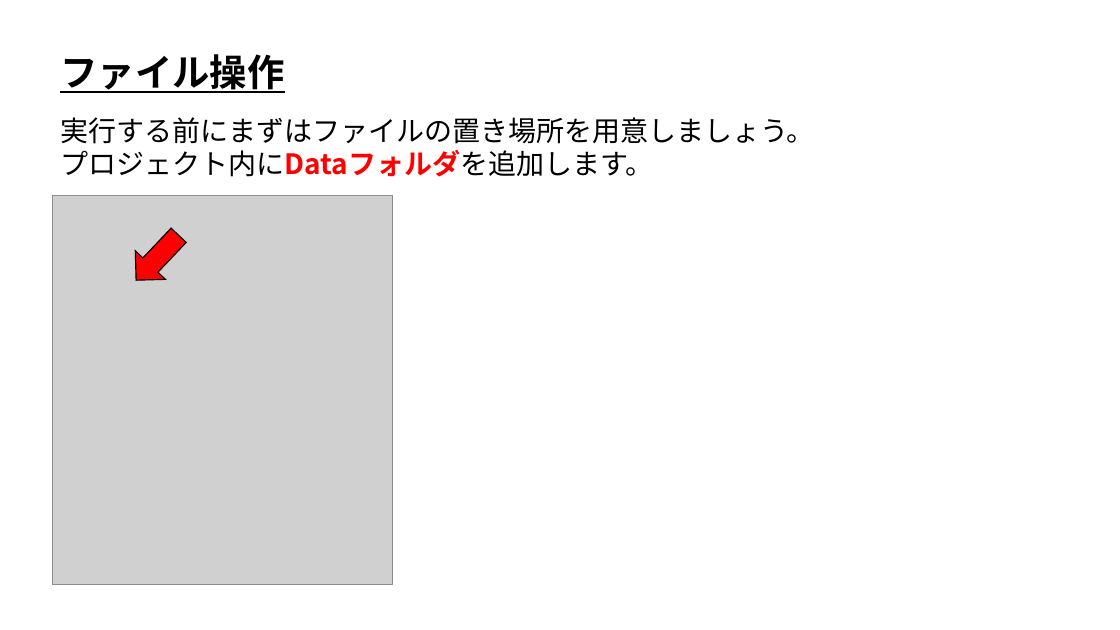
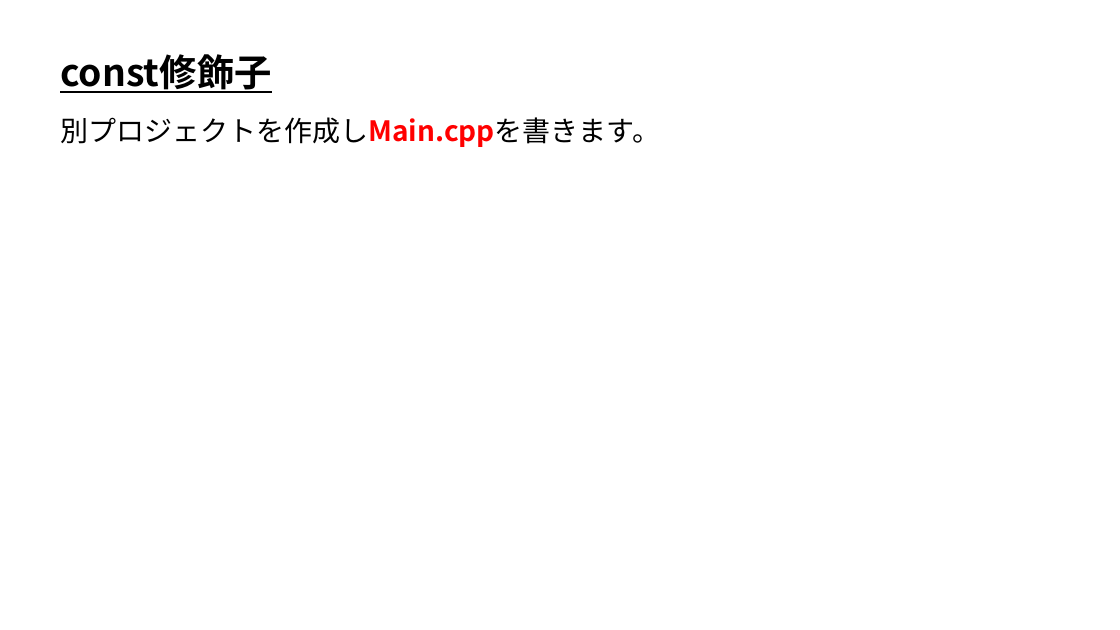
Before and after one commit to ArakiYusuke-Ohara/Textbook, a slide deck: slide 4 of ゲーム科1年/00_前期/プログラミングⅡ/18_const修飾子.pptx. Drawn at 1120x630 pixels with LibreOffice and Linux fonts; fonts in the diff are those of the drawing; grey boxes stand for pictures. Boxes give left, top, right and bottom in pixels: in the first picture for what was removed or moved away, otherwise in the second. Text is boxed around its words. In the diff, an @@ line names an element or a change of style, - is before the commit and + after.

Commit message:
const修飾子作業中

```diff
--- a/ゲーム科1年/00_前期/プログラミングⅡ/18_const修飾子.pptx
+++ b/ゲーム科1年/00_前期/プログラミングⅡ/18_const修飾子.pptx
@@ text at <box>60,54,271,93</box>: text changed @@
-ファイル操作
+const修飾子
@@ text at <box>60,117,660,147</box>: text changed @@
-実行する前にまずはファイルの置き場所を用意しましょう。
-プロジェクト内にDataフォルダを追加します。
+別プロジェクトを作成しMain.cppを書きます。
@@ picture removed at <box>52,196,392,585</box> @@
@@ right arrow removed at <box>122,221,194,294</box> @@
```
Also in this commit, not shown: 1 other slide changed, 2 slides added, 8 slides removed, 5 other files.
